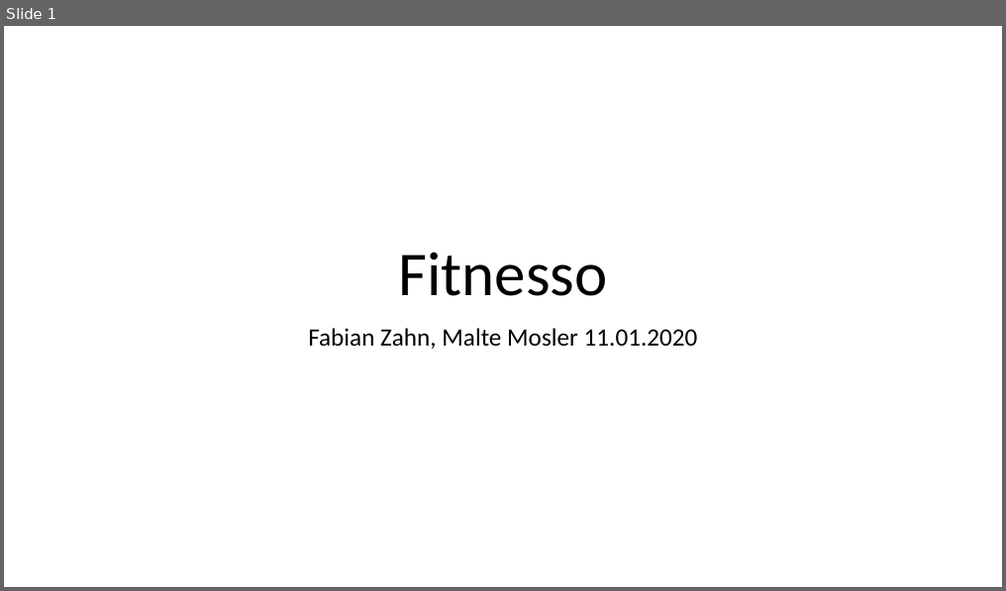
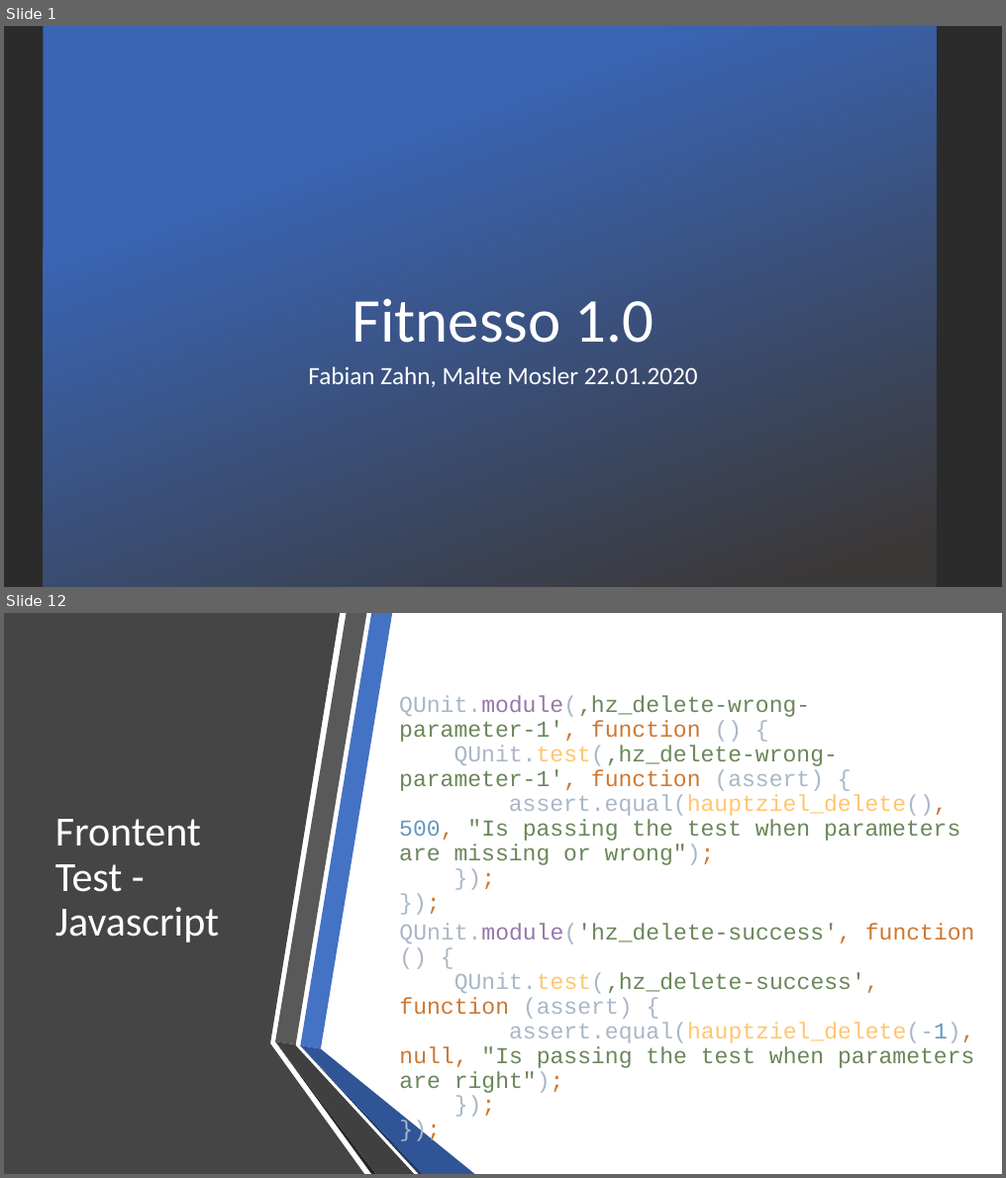
Before and after one commit to maltemosler/Fitnesso, a slide deck: Kommentare/PPP/PPP-Fitnesso.pptx. Shown one above the other, each under a label of ours: slide 1 before the commit, slides 1 and 12 after it; the slides between them are not shown. The pictures are 1006x591 and 1006x1178 pixels, drawn with LibreOffice and Linux fonts; fonts in the diff are those of the drawing; background and template pictures are left out; a plain dark background stands for a picture behind light text. Boxes give left, top, right and bottom in pixels: in the first picture for what was removed or moved away, otherwise in the second. Text is boxed around its words. In the diff, an @@ line names an element or a change of style, - is before the commit and + after.

```diff
--- a/Kommentare/PPP/PPP-Fitnesso.pptx
+++ b/Kommentare/PPP/PPP-Fitnesso.pptx
@@ slide 12 added at bbox=[4, 613, 1002, 1174], background #FFFFFF @@
@@ freeform shape added at bbox=[4, 613, 364, 1174], fill #454545 @@
@@ text added at bbox=[399, 696, 960, 865], 22 pt, text #6A8759 @@
+QUnit.module(‚hz_delete-wrong-parameter-1', function () {
+QUnit.test(‚hz_delete-wrong-parameter-1', function (assert) {
+assert.equal(hauptziel_delete(), 500, "Is passing the test when parameters are missing or wrong");
+});
+});
@@ title added at bbox=[55, 819, 219, 943], 40 pt, text #FFFFFF @@
+Frontent Test - Javascript
@@ text added at bbox=[399, 923, 975, 1093], 22 pt, text #6A8759 @@
+QUnit.module('hz_delete-success', function () {
+QUnit.test(‚hz_delete-success', function (assert) {
+assert.equal(hauptziel_delete(-1), null, "Is passing the test when parameters are right");
+});
+});
@@ group added at bbox=[275, 613, 475, 1174]: 6 freeform shapes @@
@@ slide 1 changed as well @@
@@ background #FFFFFF to picture (left out) @@
@@ rectangle added at bbox=[43, 26, 936, 587], fill gradient #3965B5 to #3B3838 @@
@@ title at bbox=[351, 298, 654, 343]: text changed; text colour #000000 to #FFFFFF @@
-Fitnesso
+Fitnesso 1.0
@@ subtitle at bbox=[308, 367, 698, 387]: text changed; text colour #000000 to #FFFFFF @@
-Fabian Zahn, Malte Mosler 11.01.2020
+Fabian Zahn, Malte Mosler 22.01.2020
```
Also in this commit, not shown: 11 other slides added, 14 other files.
